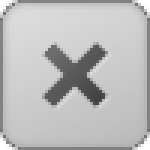
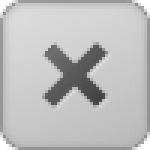
Two versions of the same layered image (w=150, h=150). Layer-by-layer changes:
"border": opacity 100% → 60% over [0, 0, 150, 150]
